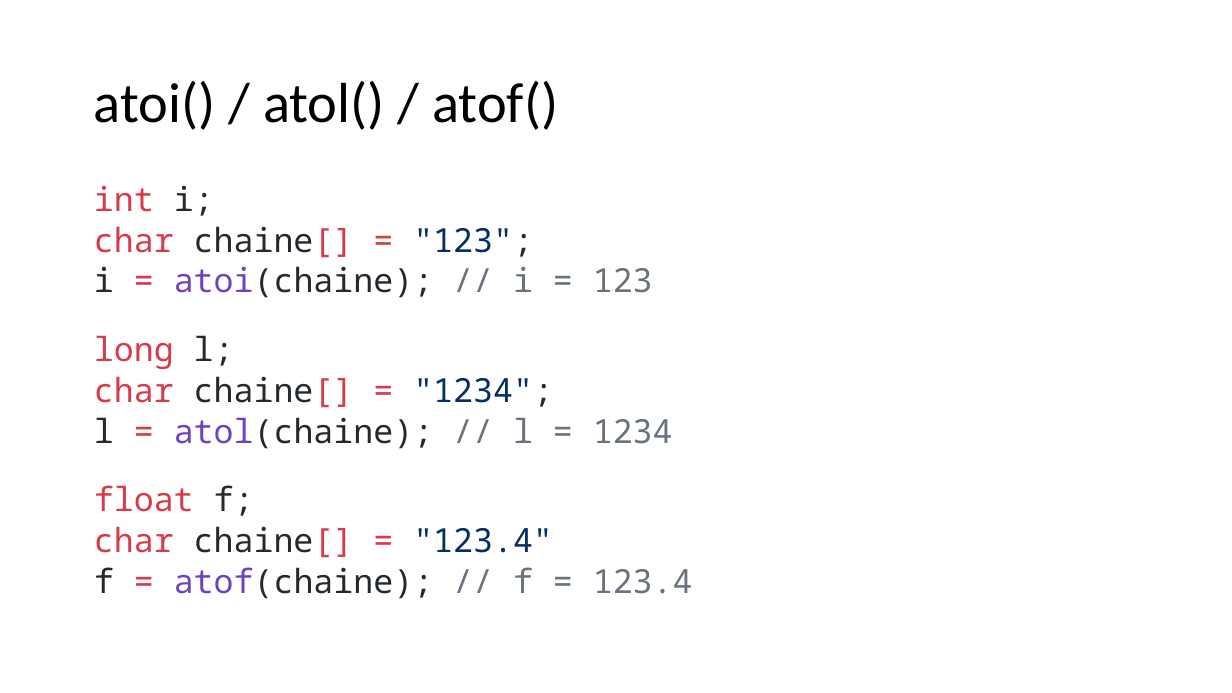
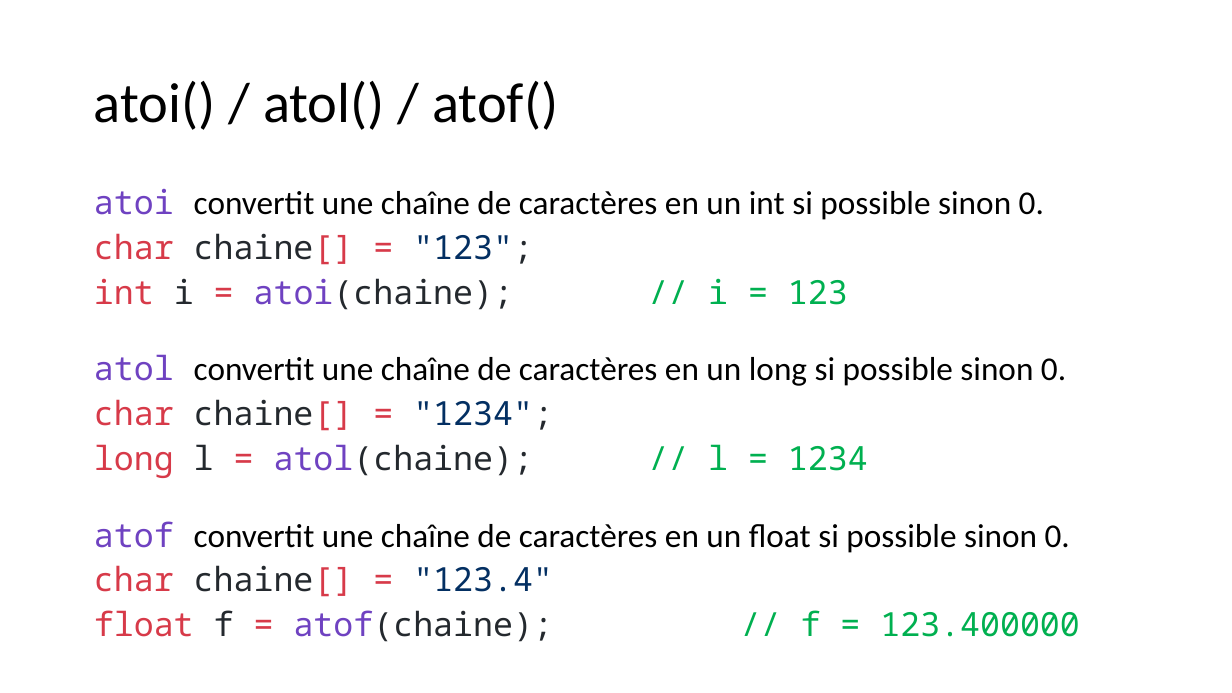
Before and after one commit to standard3/BTS1, a slide deck: slide 30 of 02_C/03_Tableaux/tableaux.pptx (slide 21 before the commit). Drawn at 1232x693 pixels with LibreOffice and Linux fonts; fonts in the diff are those of the drawing. Boxes give left, top, right and bottom in pixels: in the first picture for what was removed or moved away, otherwise in the second. Text is boxed around its words. In the diff, an @@ line names an element or a change of style, - is before the commit and + after.

```diff
--- a/02_C/03_Tableaux/tableaux.pptx
+++ b/02_C/03_Tableaux/tableaux.pptx
@@ text at (94, 189, 1044, 220): text changed; font Noto Sans Mono to Calibri; text colour #D73A49 to #000000 @@
-int i;
+atoi convertit une chaîne de caractères en un int si possible sinon 0.
@@ text at (94, 233, 553, 597): line spacing 0.7 to 0.8 @@
@@ text at (94, 278, 1066, 386): text changed; font Noto Sans Mono to Calibri; text colour #24292E to #000000 @@
-i = atoi(chaine); // i = 123
-long l;
+int i = atoi(chaine); // i = 123
+atol convertit une chaîne de caractères en un long si possible sinon 0.
@@ text at (94, 444, 1070, 553): text changed; font Noto Sans Mono to Calibri; text colour #24292E to #000000 @@
-l = atol(chaine); // l = 1234
-float f;
+long l = atol(chaine); // l = 1234
+atof convertit une chaîne de caractères en un float si possible sinon 0.
@@ text at (94, 610, 1079, 642): text changed; text colour #24292E to #00B050 @@
-f = atof(chaine); // f = 123.4
+float f = atof(chaine); // f = 123.400000
```
Also in this commit, not shown: 10 other slides changed, 5 slides added, 4 other files.
